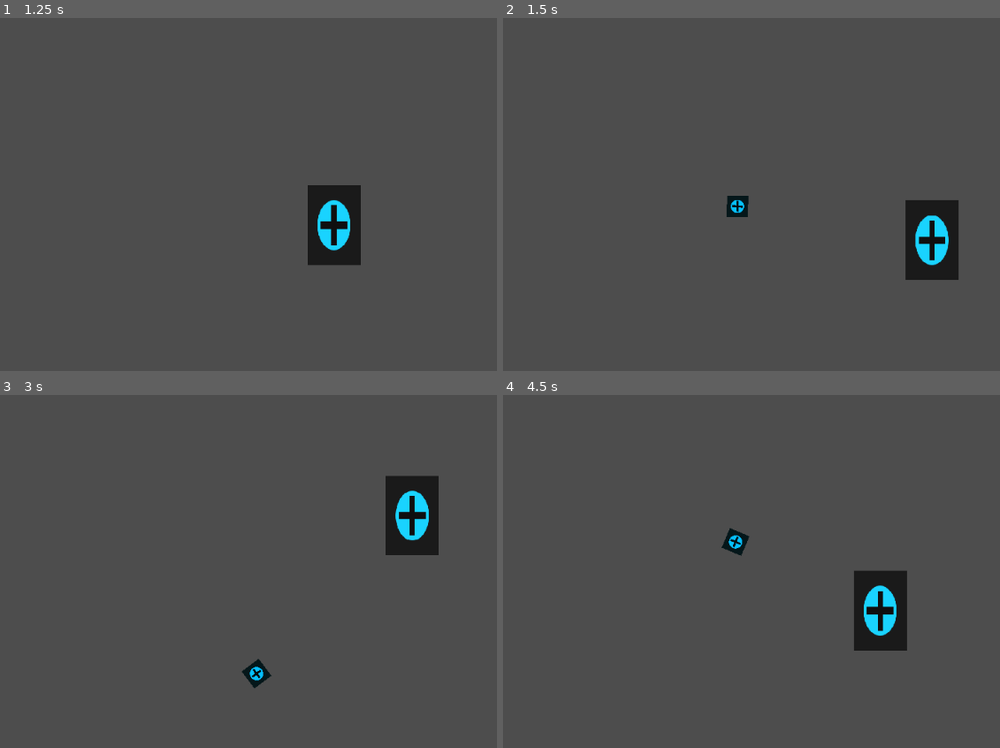
Above: before the commit, frames 1-4 (two rows, left to right).
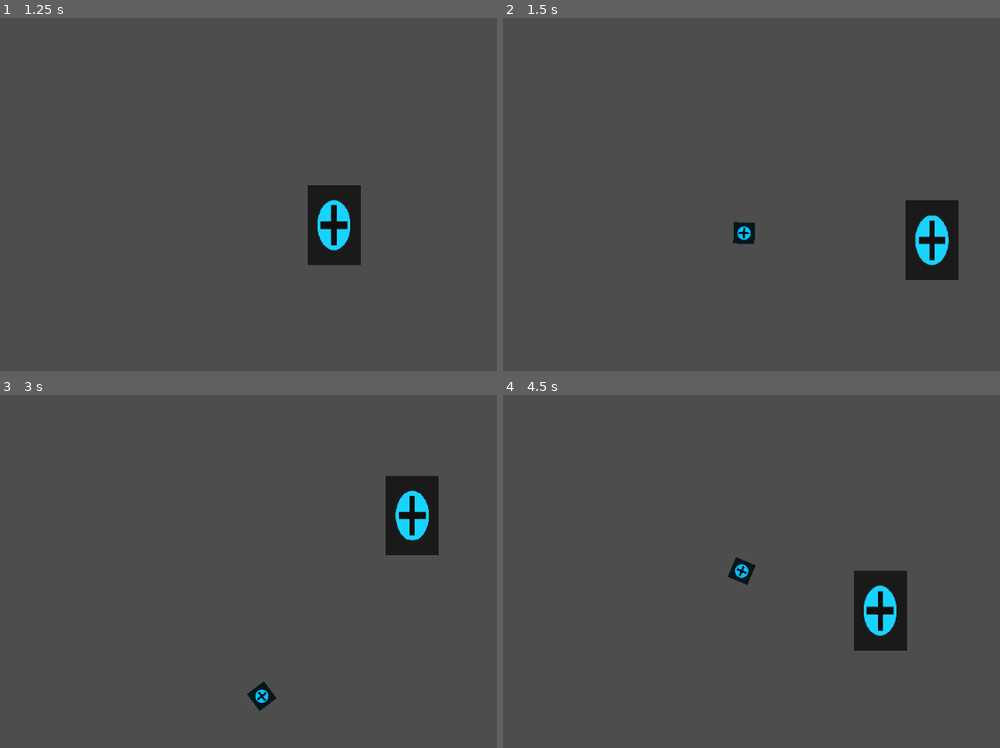
Above: after the commit, the same moments.

Repository: Barachiell/unit-7-oasis
Game: Godot game, scene res://scenes/debug/empty_main.tscn
The game is run twice, just before and just after one commit, with the same random seed, the same clock (stepped at 60 frames per second) and the same inputs.
Inputs (mouse positions are in pixels of both pictures, inside the frame that each line leads up to):
- Up to frame 1 (1.25 s): move the mouse to (outside the picture) at 0.52 s; hold D (move_right) from 0.53 s (still down); hold Shift (run) from 0.53 s (still down)
- Up to frame 2 (1.5 s): move the mouse to (716, 236) at 1.27 s; release D (move_right) at 1.28 s; release Shift (run) at 1.28 s; hold S (move_down) from 1.28 s (still down); click (716, 236) at 1.35 s
- Up to frame 3 (3 s): move the mouse to (422, 504) at 2.02 s; release S (move_down) at 2.03 s; hold D (move_right) 2.03-2.78 s; hold Shift (run) 2.03-2.78 s; move the mouse to (318, 670) at 2.77 s; hold W (move_up) from 2.78 s (still down); click (318, 670) at 2.85 s
- Up to frame 4 (4.5 s): move the mouse to (outside the picture) at 3.52 s; release W (move_up) at 3.53 s; hold Shift (run) 3.53-4.28 s; hold A (move_left) from 3.53 s (still down); move the mouse to (642, 532) at 4.27 s; click (642, 532) at 4.35 s

Frame 1 is identical in both runs. In frame 2, 0.5% of the frame differs, in the area x 45-51%, y 50-65%; in frame 3, 0.5%; in frame 4, 0.5%, in the area x 43-51%, y 37-54%.

Commit message:
Fix Block 5: make bullet spawn robust near front-facing cover
Co-authored-by: Copilot <223556219+Copilot@users.noreply.github.com>

Diff:
--- a/scripts/player.gd
+++ b/scripts/player.gd
@@ -17,6 +17,8 @@
 @export var max_ammo: int = 20
 @export var fire_rate: float = 0.15
 @export var bullet_scene: PackedScene = preload("res://scenes/bullet.tscn")
+@export var shot_spawn_distance: float = 10.0
+@export var feet_y_offset: float = 8.0
 
 @onready var muzzle: Marker2D = $Muzzle
 @onready var camera: Camera2D = $Camera2D
@@ -113,7 +115,7 @@
 		return
 	var bullet := bullet_instance as Area2D
 
-	bullet.global_position = muzzle.global_position
+	bullet.global_position = _get_bullet_spawn_position()
 	bullet.set("direction", aim_direction)
 	bullet.rotation = aim_direction.angle()
 
@@ -128,3 +130,26 @@
 func _try_play_dry_click() -> void:
 	# Audio bus wiring is added in Block 14.
 	print("dry_click")
+
+func _get_bullet_spawn_position() -> Vector2:
+	var feet_origin := global_position + Vector2(0.0, feet_y_offset)
+	var spawn_position := feet_origin + aim_direction * shot_spawn_distance
+	if not _is_world_at_point(spawn_position):
+		return spawn_position
+
+	for step in range(1, 6):
+		var fallback_distance := maxf(shot_spawn_distance - float(step) * 2.0, 0.0)
+		var fallback_position := feet_origin + aim_direction * fallback_distance
+		if not _is_world_at_point(fallback_position):
+			return fallback_position
+
+	return feet_origin
+
+func _is_world_at_point(point: Vector2) -> bool:
+	var query := PhysicsPointQueryParameters2D.new()
+	query.position = point
+	query.collision_mask = 1 << 4
+	query.collide_with_bodies = true
+	query.collide_with_areas = true
+	var hits: Array[Dictionary] = get_world_2d().direct_space_state.intersect_point(query, 1)
+	return not hits.is_empty()
